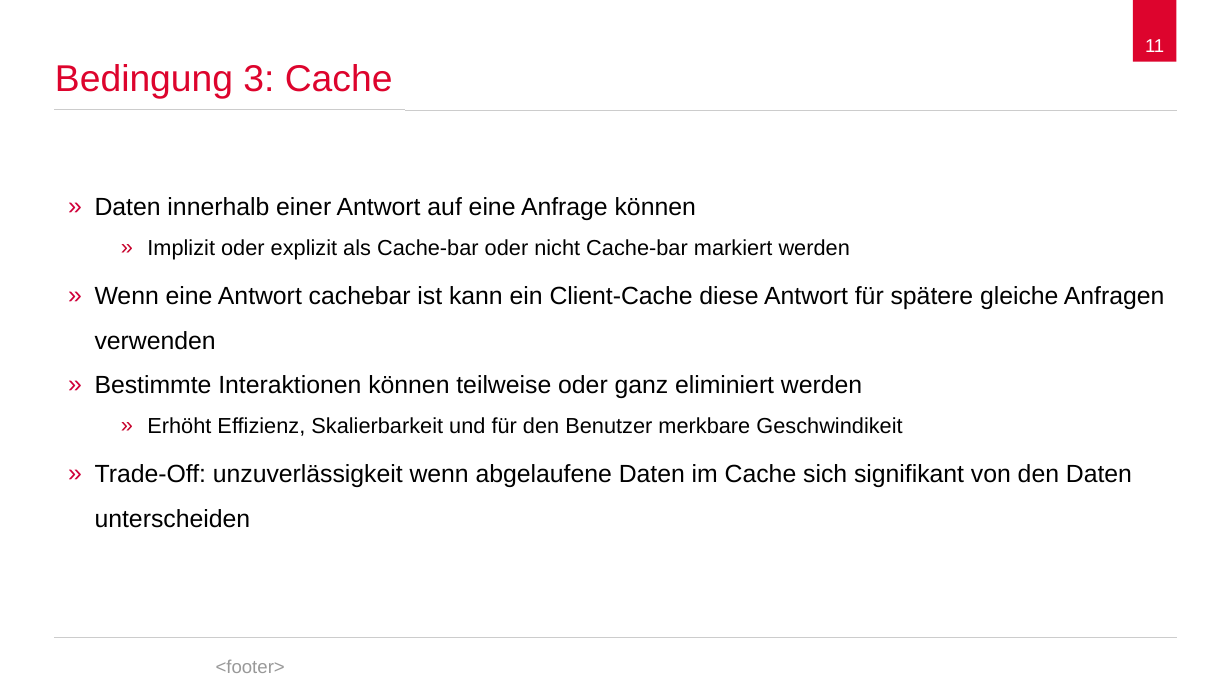
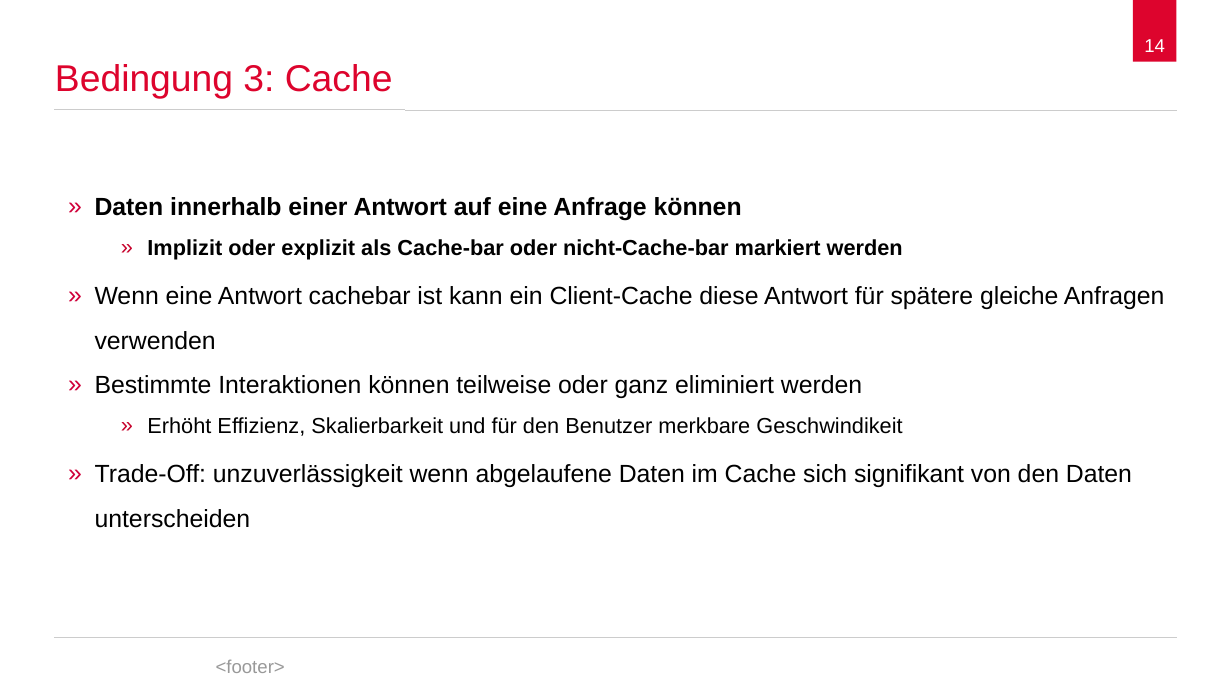
Before and after one commit to spaceone/presentations, a slide deck: slide 14 of representational-state-transfer/representational-state-transfer.odp (slide 11 before the commit). Drawn at 1232x693 pixels with LibreOffice and Linux fonts; fonts in the diff are those of the drawing; background and template pictures are left out. Boxes give left, top, right and bottom in pixels: in the first picture for what was removed or moved away, otherwise in the second. Text is boxed around its words. In the diff, an @@ line names an element or a change of style, - is before the commit and + after.

```diff
--- a/representational-state-transfer/representational-state-transfer.odp
+++ b/representational-state-transfer/representational-state-transfer.odp
@@ page number at (x1=1144, y1=39, x2=1165, y2=52): text changed @@
-11
+14
@@ text at (x1=95, y1=197, x2=742, y2=221): bold on in "Daten innerhalb einer Antwort auf eine Anfrage ..." @@
@@ text at (x1=147, y1=239, x2=903, y2=260): text changed; bold on @@
-    » Implizit oder explizit als Cache-bar oder nicht Cache-bar markiert werden
+    » Implizit oder explizit als Cache-bar oder nicht-Cache-bar markiert werden
```
Also in this commit, not shown: 12 other slides changed, 10 slides added, 1 slide removed.
